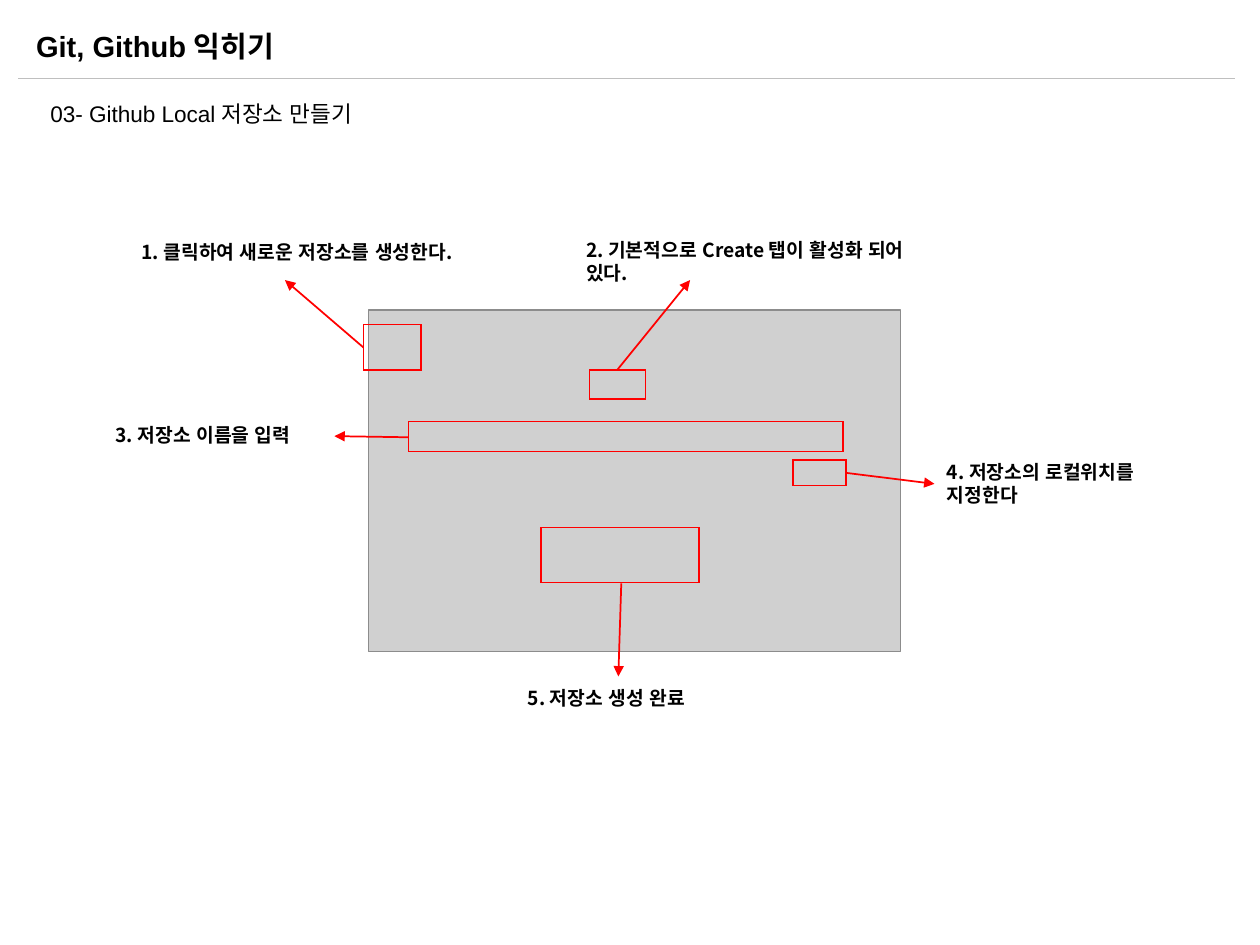
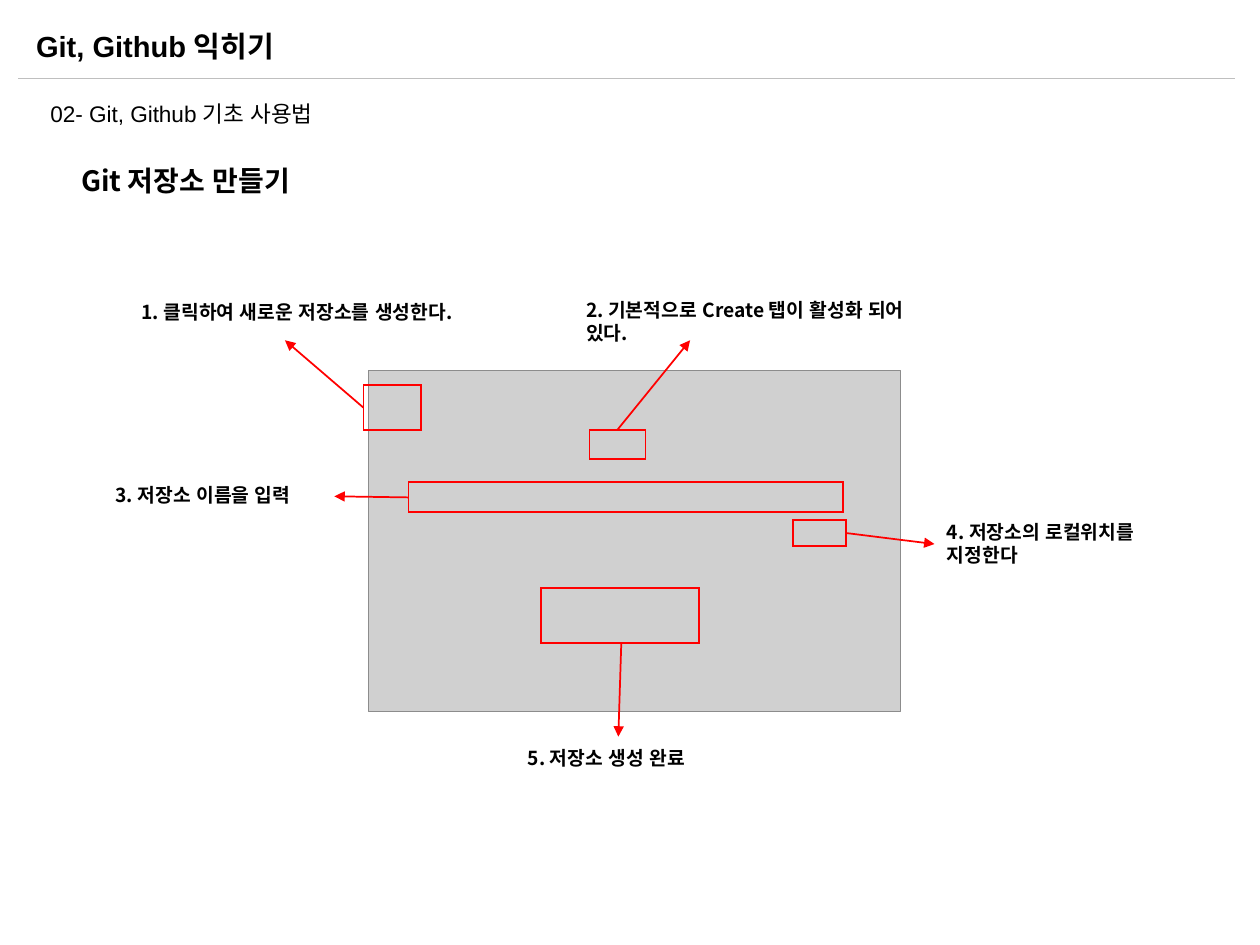
Before and after one commit to sabin21/NodeJS_Workflow_Study, a slide deck: slide 15 of CH00_Git_Github.pptx (slide 14 before the commit). Drawn at 1260x945 pixels with LibreOffice and Linux fonts; fonts in the diff are those of the drawing; grey boxes stand for pictures. Boxes give left, top, right and bottom in pixels: in the first picture for what was removed or moved away, otherwise in the second. Text is boxed around its words. In the diff, an @@ line names an element or a change of style, - is before the commit and + after.

```diff
--- a/CH00_Git_Github.pptx
+++ b/CH00_Git_Github.pptx
@@ text at box(50, 103, 312, 125): text changed @@
-03- Github Local 저장소 만들기
+02- Git, Github 기초 사용법
@@ text added at box(81, 167, 290, 194), 16 pt, text #000000, bold @@
+Git 저장소 만들기
@@ 5 texts, 5 rectangles, 5 arrows, 1 picture: place and size @@
-5 texts, 5 rectangles, 5 arrows, 1 picture at box(116, 240, 1134, 707)
+5 texts, 5 rectangles, 5 arrows, 1 picture at box(116, 300, 1134, 767)
```
Also in this commit, not shown: 11 other slides changed, 2 slides added, 1 slide removed, 1 other file.
